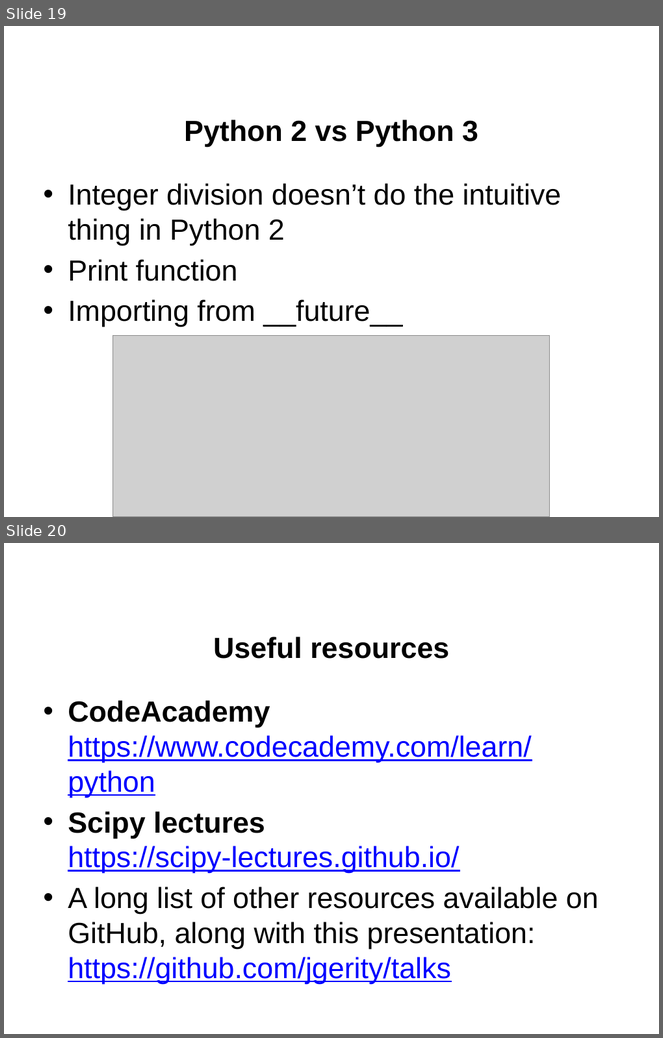
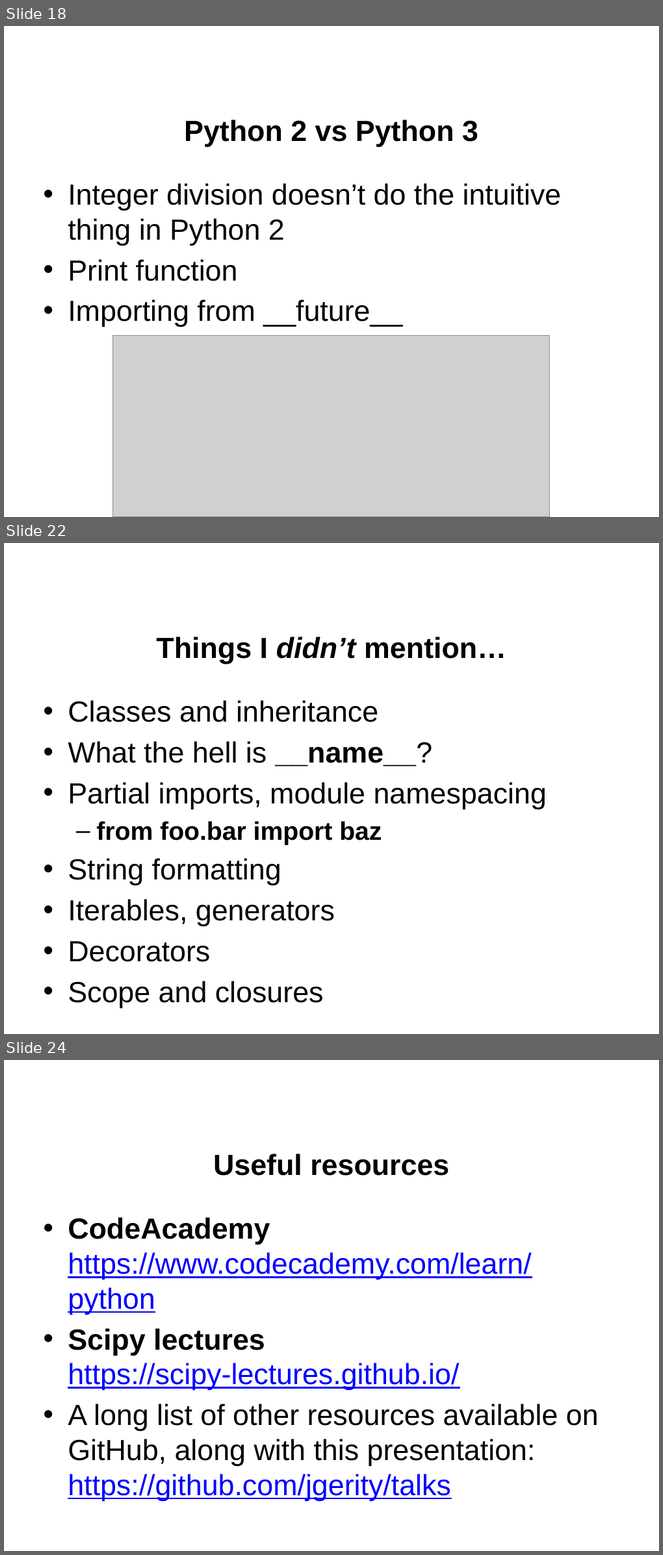
Before and after one commit to jgerity/talks, a slide deck: 2016/computing_workgroup/intro-to-python/intro-to-python.pptx. Shown one above the other, each under a label of ours: slides 19 and 20 before the commit, slides 18, 22 and 24 after it; the slides between them are not shown. The pictures are 663x1038 and 663x1555 pixels, drawn with LibreOffice and Linux fonts; fonts in the diff are those of the drawing; grey boxes stand for pictures; background and template pictures are left out. Boxes give left, top, right and bottom in pixels: in the first picture for what was removed or moved away, otherwise in the second. Text is boxed around its words. In the diff, an @@ line names an element or a change of style, - is before the commit and + after.

```diff
--- a/2016/computing_workgroup/intro-to-python/intro-to-python.pptx
+++ b/2016/computing_workgroup/intro-to-python/intro-to-python.pptx
@@ slide 22 added at [4, 543, 659, 1034], background picture (left out) @@
@@ title added at [156, 637, 506, 664], 32 pt, text #000000, bold @@
+Things I didn’t mention…
@@ text added at [68, 700, 547, 1008], 32 pt, text #000000 @@
+• Classes and inheritance
+• What the hell is __name__?
+• Partial imports, module namespacing
+  – from foo.bar import baz
+• String formatting
+• Iterables, generators
+• Decorators
+• Scope and closures
@@ what was slide 19 is now slide 18 @@
@@ what was slide 20 is now slide 24 @@
```
Also in this commit, not shown: 8 slides changed, 4 other slides added, 1 slide removed.
